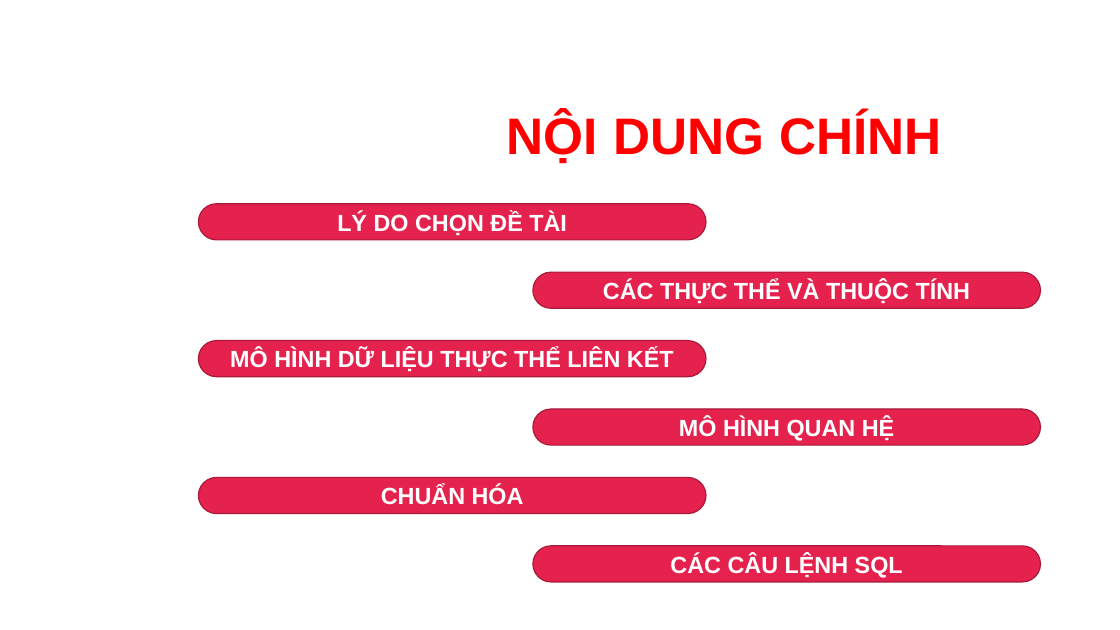
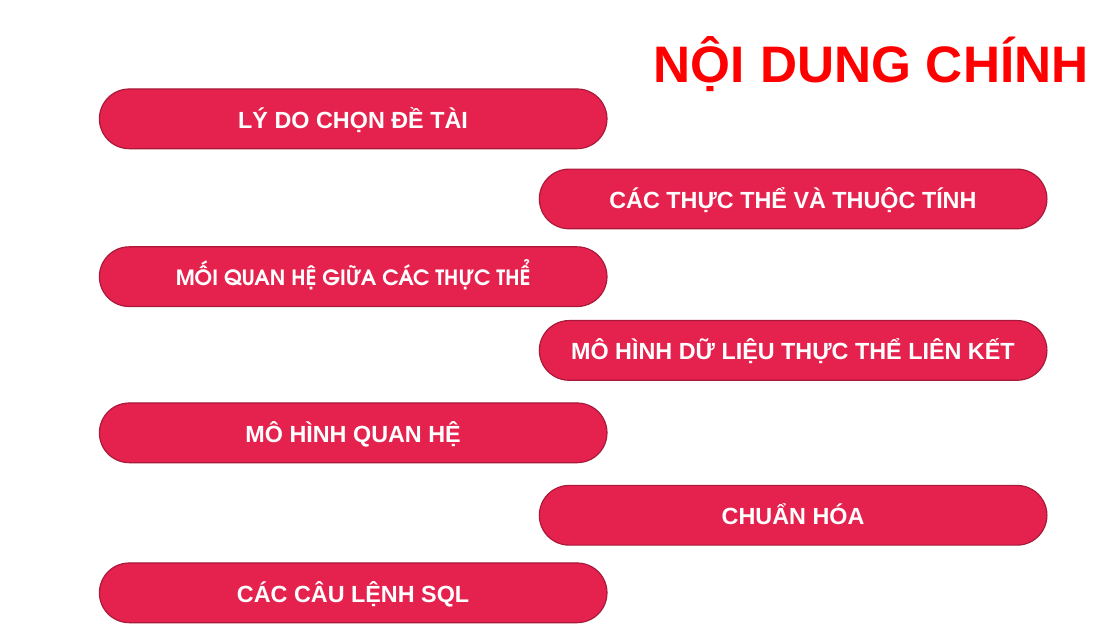
Before and after one commit to dangbinhphuoc/Sql_QuanLyNhanSu, a slide deck: slide 4 of PPQuanLyNhanSu.pptx (slide 3 before the commit). Drawn at 1120x630 pixels with LibreOffice and Linux fonts; fonts in the diff are those of the drawing; background and template pictures are left out. Boxes give left, top, right and bottom in pixels: in the first picture for what was removed or moved away, otherwise in the second. Text is boxed around its words. In the diff, an @@ line names an element or a change of style, - is before the commit and + after.

```diff
--- a/PPQuanLyNhanSu.pptx
+++ b/PPQuanLyNhanSu.pptx
@@ title "NỘI DUNG CHÍNH": place and size @@
-title "NỘI DUNG CHÍNH" at (507,113,941,164)
+title "NỘI DUNG CHÍNH" at (654,41,1088,92)
@@ rounded rectangle "LÝ DO CHỌN ĐỀ TÀI": place and size @@
-rounded rectangle "LÝ DO CHỌN ĐỀ TÀI" at (198,204,706,240)
+rounded rectangle "LÝ DO CHỌN ĐỀ TÀI" at (99,89,607,149)
@@ rounded rectangle "CÁC THỰC THỂ VÀ THUỘC ...": place and size @@
-rounded rectangle "CÁC THỰC THỂ VÀ THUỘC ..." at (533,272,1040,308)
+rounded rectangle "CÁC THỰC THỂ VÀ THUỘC ..." at (539,169,1047,229)
@@ rounded rectangle added at (99,247,607,307), fill #E5224E, outline #A9193A 1 pt, 18 pt, text #FFFFFF, bold @@
+MỐI QUAN HỆ GIỮA CÁC THỰC THỂ
@@ rounded rectangle "MÔ HÌNH DỮ LIỆU THỰC ...": place and size @@
-rounded rectangle "MÔ HÌNH DỮ LIỆU THỰC ..." at (198,340,706,376)
+rounded rectangle "MÔ HÌNH DỮ LIỆU THỰC ..." at (539,321,1047,381)
@@ rounded rectangle "MÔ HÌNH QUAN HỆ": place and size @@
-rounded rectangle "MÔ HÌNH QUAN HỆ" at (533,409,1040,445)
+rounded rectangle "MÔ HÌNH QUAN HỆ" at (99,403,607,463)
@@ rounded rectangle "CHUẨN HÓA": place and size @@
-rounded rectangle "CHUẨN HÓA" at (198,477,706,513)
+rounded rectangle "CHUẨN HÓA" at (539,486,1047,545)
@@ rounded rectangle "CÁC CÂU LỆNH SQL": place and size @@
-rounded rectangle "CÁC CÂU LỆNH SQL" at (533,546,1040,582)
+rounded rectangle "CÁC CÂU LỆNH SQL" at (99,563,607,623)
```
Also in this commit, not shown: 18 other slides changed, 1 slide added, 1 other file.
